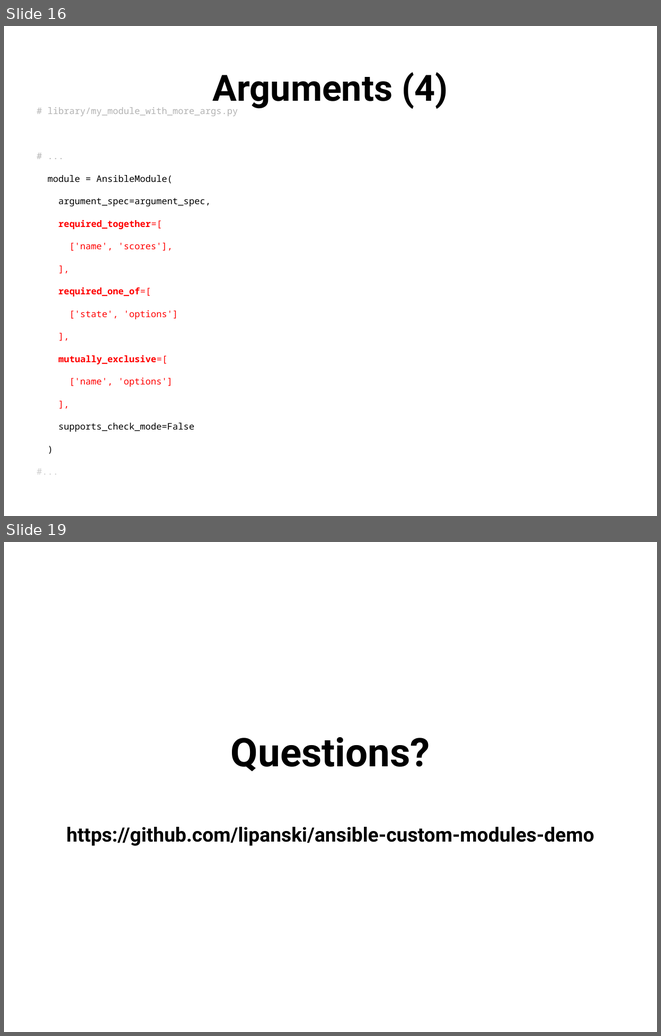
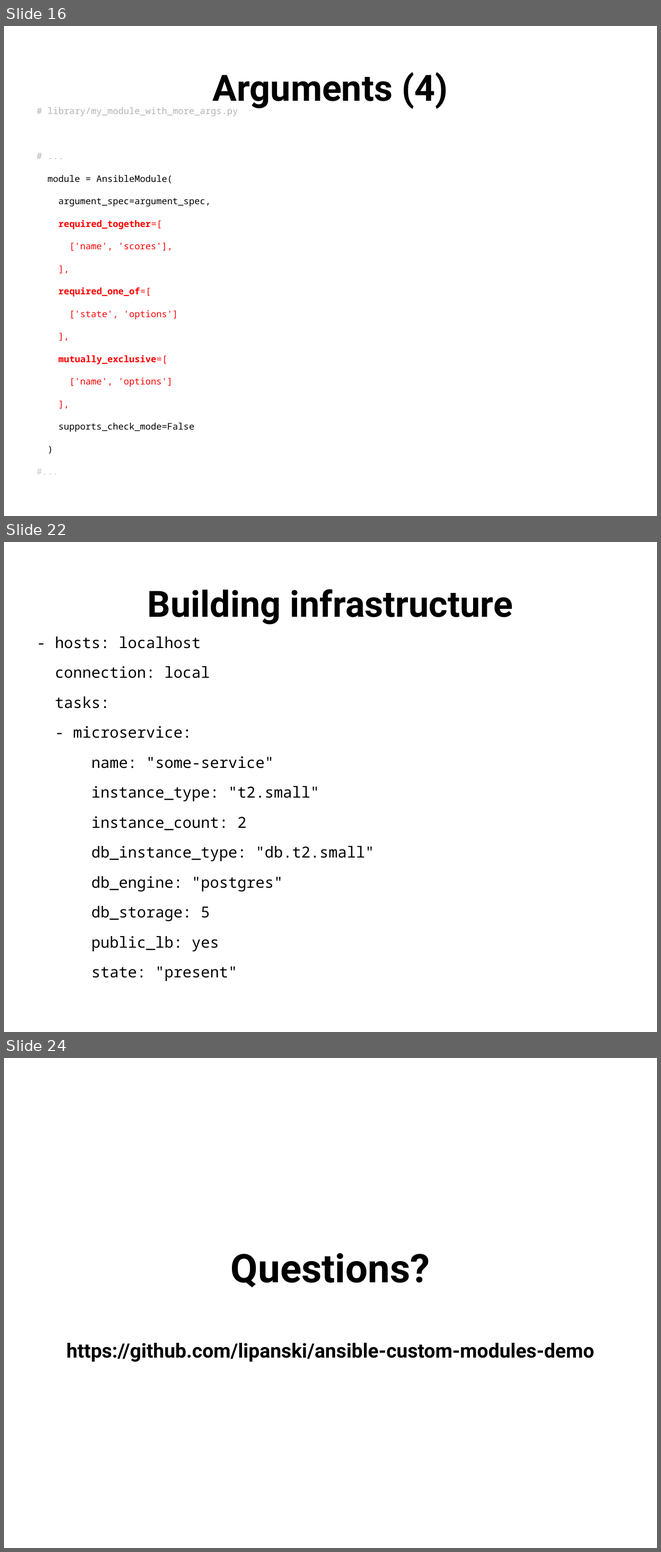
Before and after one commit to lipanski/ansible-custom-modules-demo, a slide deck: slides/custom-modules.odp. Shown one above the other, each under a label of ours: slides 16 and 19 before the commit, slides 16, 22 and 24 after it; the slides between them are not shown. The pictures are 661x1036 and 661x1552 pixels, drawn with LibreOffice and Linux fonts; fonts in the diff are those of the drawing. Boxes give left, top, right and bottom in pixels: in the first picture for what was removed or moved away, otherwise in the second. Text is boxed around its words. In the diff, an @@ line names an element or a change of style, - is before the commit and + after.

```diff
--- a/slides/custom-modules.odp
+++ b/slides/custom-modules.odp
@@ slide 22 added at <box>4,542,657,1032</box>, background #FFFFFF @@
@@ title added at <box>148,589,513,625</box>, 44 pt, text #000000, bold @@
+Building infrastructure
@@ text added at <box>55,636,374,981</box>, 18.5 pt, text #000000 @@
+- hosts: localhost
+connection: local
+tasks:
+- microservice:
+name: "some-service"
+instance_type: "t2.small"
+instance_count: 2
+db_instance_type: "db.t2.small"
+db_engine: "postgres"
+db_storage: 5
+public_lb: yes
+state: "present"
@@ what was slide 19 is now slide 24 @@
```
Also in this commit, not shown: 4 slides changed, 4 other slides added, 1 other file.
